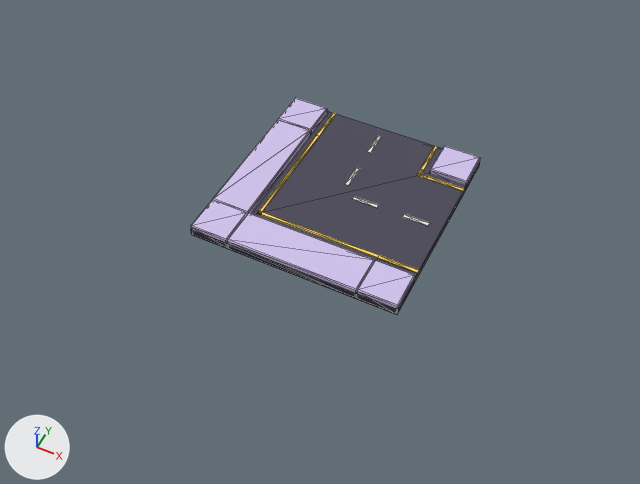
The glTF model assets/models/streets/road_corner.glb as it was, and as the next commit left it.
Both versions are drawn from a camera (50 mm lens) standing at (9.7, -21.1, 23.3) and looking at (-0.1, -1.5, -1.2). Lighting does not change. The marker at lower left points along +X, +Y and +Z. The older version comes first. Mesh edges are drawn as thin lines. Vertices at exactly the same position are counted once.

The first picture shows 'road_corner'.
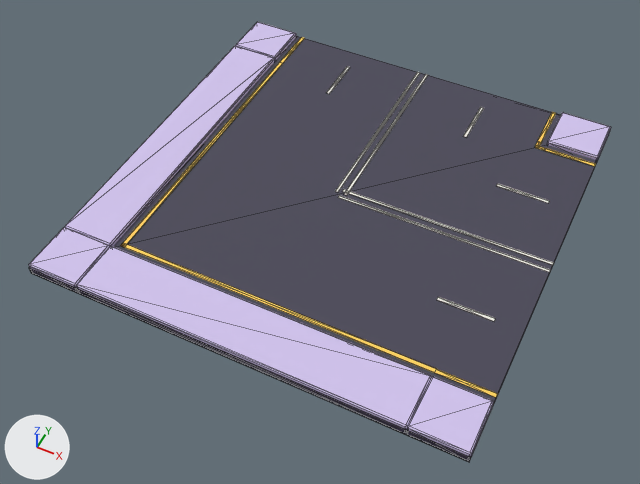
The change, as a diff of the scene's bpy script:
```diff
--- a/assets/models/streets/road_corner.glb.py
+++ b/assets/models/streets/road_corner.glb.py
@@ me_road_corner_body @@
 # used by ob_road_corner; location = (0.0, 0.0, 0.0)
-me_road_corner_body.from_pydata(...)  # 222 vertices, 420 faces; spans x -4.0..4.0, y -4.0..4.0, z -0.3..0.18
+me_road_corner_body.from_pydata(...)  # 254 vertices, 468 faces; spans x -8.0..8.0, y -8.0..8.0, z -0.3..0.18
+# me_road_corner_body part 1: a new loose piece, a box spanning x -8.0..8.0, y -8.0..8.0, z -0.3..0.0, in mat_road (greyish blue #4b4959)
+# me_road_corner_body part 2: the loose piece of 24 vertices spanning x 2.5..4.0, y 2.5..4.0, z -0.3..0.18 is scaled about its middle by (1.34, 1.34, 0.971), then moved by (3.75, 3.75, 0.0)
+# me_road_corner_body part 3: a new loose piece, a box spanning x 5.62..5.78, y 6.0..8.0, z 0.0..0.02, in mat_roadline (yellow #ffd45e)
+# me_road_corner_body part 4: a new loose piece, a box spanning x 6.0..8.0, y 5.62..5.78, z 0.0..0.02, in mat_roadline (yellow #ffd45e)
+# me_road_corner_body part 5: the loose piece of 8 vertices spanning x 2.16..2.53, y 2.13..2.27, z 0.0..0.02 is moved by (3.5, 3.5, 0.0)
+# me_road_corner_body part 6: the loose piece of 8 vertices spanning x 2.13..2.27, y 2.16..2.53, z 0.0..0.02 is moved by (3.5, 3.5, 0.0)
+# me_road_corner_body part 7: a new loose piece, a box spanning x 0.0..8.0, y -0.24..-0.12, z 0.0..0.02, in mat_zebra (white #f4f1ea)
+# me_road_corner_body part 8: a new loose piece, a box spanning x 0.0..8.0, y 0.12..0.24, z 0.0..0.02, in mat_zebra (white #f4f1ea)
+# me_road_corner_body part 9: a new loose piece, a box spanning x 5.0..7.0, y -3.07..-2.93, z 0.0..0.02, in mat_zebra (white #f4f1ea)
+# me_road_corner_body part 10: a new loose piece, a box spanning x 5.0..7.0, y 2.93..3.07, z 0.0..0.02, in mat_zebra (white #f4f1ea)
+# me_road_corner_body part 11: a new loose piece, a box spanning x 0.12..0.24, y 0.0..8.0, z 0.0..0.02, in mat_zebra (white #f4f1ea)
+# me_road_corner_body part 12: a new loose piece, a box spanning x -0.24..-0.12, y 0.0..8.0, z 0.0..0.02, in mat_zebra (white #f4f1ea)
+# me_road_corner_body part 13: a new loose piece, a box spanning x 2.93..3.07, y 5.0..7.0, z 0.0..0.02, in mat_zebra (white #f4f1ea)
+# me_road_corner_body part 14: a new loose piece, a box spanning x -3.07..-2.93, y 5.0..7.0, z 0.0..0.02, in mat_zebra (white #f4f1ea)
+# me_road_corner_body part 15: a new loose piece of 104 vertices spanning x -8.0..8.0, y -8.0..8.0, z -0.3..0.18, in mat_sidewalk (purple #d2c4ee)
+# me_road_corner_body part 16: a new loose piece of 22 vertices spanning x -5.78..8.0, y -5.78..8.0, z 0.0..0.02, in mat_roadline (yellow #ffd45e)
+# me_road_corner_body part 17: 9 loose pieces with 182 vertices, spanning x -4.0..4.0, y -4.0..4.0, z -0.3..0.18, are deleted
 me_road_corner_body.materials.append(mat_road)
```

Changed parts and their boxes [x1, y1, x2, y2] in the pictures (640 x 484 px; the box of a moved part takes in the faces that stretch with it):
'road_corner', reshaped (100% wider, 102% taller): before [191, 98, 481, 315]; after [29, 22, 611, 462]
part 1 of me_road_corner_body, added: after [29, 36, 611, 462]
part 2 of me_road_corner_body, moved or reshaped: before [430, 146, 481, 187]; after [547, 113, 611, 164]
part 3 of me_road_corner_body, added: after [538, 112, 556, 142]
part 4 of me_road_corner_body, added: after [544, 148, 596, 166]
part 5 of me_road_corner_body, moved or reshaped: before [417, 174, 428, 179]; after [535, 145, 546, 151]
part 6 of me_road_corner_body, moved or reshaped: before [417, 169, 424, 176]; after [535, 141, 541, 148]
part 7 of me_road_corner_body, added: after [338, 195, 550, 272]
part 8 of me_road_corner_body, added: after [342, 189, 554, 265]
part 9 of me_road_corner_body, added: after [437, 297, 496, 322]
part 10 of me_road_corner_body, added: after [496, 184, 549, 203]
part 11 of me_road_corner_body, added: after [344, 74, 428, 196]
part 12 of me_road_corner_body, added: after [335, 72, 420, 192]
part 13 of me_road_corner_body, added: after [463, 107, 484, 138]
part 14 of me_road_corner_body, added: after [327, 66, 350, 94]
part 15 of me_road_corner_body, added (purple): after [29, 22, 494, 460]
part 16 of me_road_corner_body, added: after [120, 37, 498, 398]
part 17 of me_road_corner_body, deleted: before [191, 98, 480, 315]
